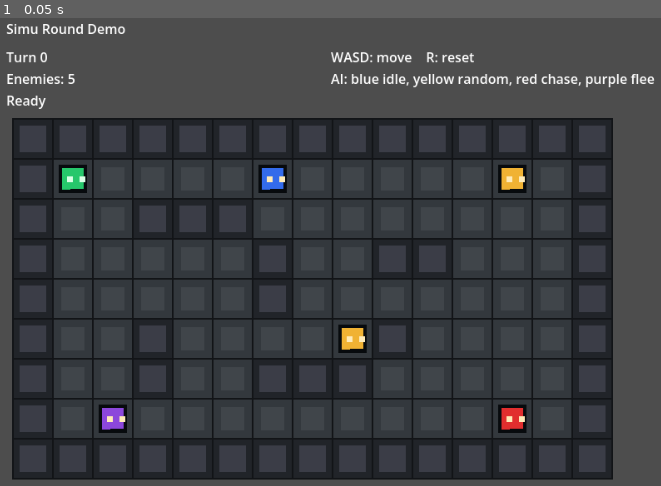
Above: before the commit, frame 1.
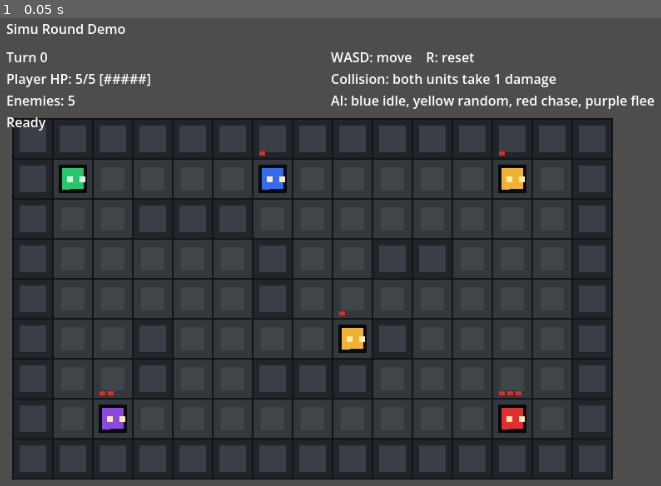
Above: after the commit, the same moment.

Repository: TreeGrassClanKindofLame/SimuRoundDemo
Game: Godot game, scene res://scenes/main.tscn
The game is run twice, just before and just after one commit, with the same random seed, the same clock (stepped at 60 frames per second) and the same inputs.
Inputs:
- Up to frame 1 (0.05 s): no input

The runs differ from the first frame. In frame 1, 1.7% of the frame differs, in the area x 1-99%, y 11-81%.

Commit message:
harveyzhong
1、玩家拥有生命值设定，目前写死有5个心，每次受到伤害扣除1个心
2、敌人拥有1-3个心不等，每次受到伤害扣除1个心
3、碰撞规则修改：每次发生碰撞后，碰撞双方都会受到伤害(两个单位互相碰撞，分别只会受到一次伤害）
4、增加死亡规则：单位生命值归零后会死亡
5、增加基础音效
6、如果本次移动无效（例如触发碰到墙壁或与其他单位碰撞），需要给这个单位增加一个动画，例如撞到但是弹回来的感觉

Diff:
--- a/scenes/main.tscn
+++ b/scenes/main.tscn
@@ -1,29 +1,31 @@
-[gd_scene load_steps=2 format=3 uid="uid://bs6tbuin7rcvr"]
+[gd_scene format=3 uid="uid://bs6tbuin7rcvr"]
 
-[ext_resource type="Script" path="res://scripts/main.gd" id="1_v5r0o"]
+[ext_resource type="Script" uid="uid://cyq86vrg4echv" path="res://scripts/main.gd" id="1_v5r0o"]
 
-[node name="Main" type="Node2D"]
+[node name="Main" type="Node2D" unique_id=955311222]
 script = ExtResource("1_v5r0o")
 
-[node name="HUD" type="CanvasLayer" parent="."]
+[node name="HUD" type="CanvasLayer" parent="." unique_id=1749033196]
 
-[node name="Title" type="Label" parent="HUD"]
+[node name="Title" type="Label" parent="HUD" unique_id=1554540565]
 offset_left = 40.0
 offset_top = 24.0
 offset_right = 520.0
 offset_bottom = 54.0
 text = "Simu Round Demo"
 
-[node name="Status" type="Label" parent="HUD"]
+[node name="Status" type="Label" parent="HUD" unique_id=1460110272]
 offset_left = 40.0
 offset_top = 58.0
-offset_right = 380.0
-offset_bottom = 126.0
+offset_right = 420.0
+offset_bottom = 150.0
 text = "Turn 0"
 
-[node name="Help" type="Label" parent="HUD"]
+[node name="Help" type="Label" parent="HUD" unique_id=1110675165]
 offset_left = 430.0
 offset_top = 58.0
 offset_right = 910.0
-offset_bottom = 126.0
-text = "WASD: move    R: reset\nAI: blue idle, yellow random, red chase, purple flee"
+offset_bottom = 150.0
+text = "WASD: move    R: reset
+Collision: both units take 1 damage
+AI: blue idle, yellow random, red chase, purple flee"
--- a/scripts/main.gd
+++ b/scripts/main.gd
@@ -16,6 +16,13 @@
 	"###############",
 ]
 const PLAYER_START := Vector2i(1, 1)
+const PLAYER_MAX_HP := 5
+const DAMAGE_PER_COLLISION := 1
+const BUMP_DURATION := 0.16
+const HIT_DURATION := 0.20
+const DEATH_DURATION := 0.35
+const PLAYER_RESET_DELAY := 0.65
+const BUMP_PIXELS := 12.0
 const DIR_NONE := Vector2i(0, 0)
 const DIR_UP := Vector2i(0, -1)
 const DIR_DOWN := Vector2i(0, 1)
@@ -24,18 +31,73 @@
 const ACTIONS := [DIR_NONE, DIR_UP, DIR_DOWN, DIR_LEFT, DIR_RIGHT]
 
 var player_pos := PLAYER_START
+var player_hp := PLAYER_MAX_HP
+var player_alive := true
+var player_bump_timer := 0.0
+var player_bump_dir := DIR_NONE
+var player_hit_timer := 0.0
+var player_death_timer := 0.0
+var reset_timer := 0.0
 var enemies: Array[Dictionary] = []
 var turn_count := 0
 var last_event := "Ready"
 var rng := RandomNumberGenerator.new()
 var astar_grid := AStarGrid2D.new()
+var sound_players: Dictionary = {}
+var turn_collision_pairs: Dictionary = {}
 
 @onready var status_label: Label = $HUD/Status
 
 func _ready() -> void:
 	rng.randomize()
+	_setup_audio()
 	_setup_astar_grid()
 	_reset_demo()
+
+func _process(delta: float) -> void:
+	var needs_redraw := false
+
+	if player_bump_timer > 0.0:
+		player_bump_timer = maxf(0.0, player_bump_timer - delta)
+		needs_redraw = true
+	if player_hit_timer > 0.0:
+		player_hit_timer = maxf(0.0, player_hit_timer - delta)
+		needs_redraw = true
+	if player_death_timer > 0.0:
+		player_death_timer = maxf(0.0, player_death_timer - delta)
+		needs_redraw = true
+
+	for index in range(enemies.size()):
+		var enemy: Dictionary = enemies[index]
+		var changed := false
+
+		var bump_timer := float(enemy["bump_timer"])
+		if bump_timer > 0.0:
+			enemy["bump_timer"] = maxf(0.0, bump_timer - delta)
+			changed = true
+
+		var hit_timer := float(enemy["hit_timer"])
+		if hit_timer > 0.0:
+			enemy["hit_timer"] = maxf(0.0, hit_timer - delta)
+			changed = true
+
+		var death_timer := float(enemy["death_timer"])
+		if death_timer > 0.0:
+			enemy["death_timer"] = maxf(0.0, death_timer - delta)
+			changed = true
+
+		if changed:
+			enemies[index] = enemy
+			needs_redraw = true
+
+	if reset_timer > 0.0:
+		reset_timer = maxf(0.0, reset_timer - delta)
+		if reset_timer == 0.0:
+			_reset_demo(true)
+		needs_redraw = true
+
+	if needs_redraw:
+		queue_redraw()
 
 func _unhandled_input(event: InputEvent) -> void:
 	if not (event is InputEventKey):
@@ -55,7 +117,7 @@
 		KEY_D:
 			_play_turn(DIR_RIGHT)
 		KEY_R:
-			_reset_demo()
+			_reset_demo(true)
 		_:
 			return
 
@@ -72,8 +134,55 @@
 			var cell := Vector2i(x, y)
 			astar_grid.set_point_solid(cell, _is_wall(cell))
 
-func _reset_demo() -> void:
+func _setup_audio() -> void:
+	sound_players["bump"] = _create_sound_player(_make_tone(90.0, 60.0, 0.08, 0.35))
+	sound_players["hit"] = _create_sound_player(_make_tone(420.0, 260.0, 0.10, 0.32))
+	sound_players["death"] = _create_sound_player(_make_tone(180.0, 70.0, 0.22, 0.35))
+	sound_players["reset"] = _create_sound_player(_make_tone(260.0, 520.0, 0.16, 0.25))
+
+func _create_sound_player(stream: AudioStream) -> AudioStreamPlayer:
+	var player := AudioStreamPlayer.new()
+	player.stream = stream
+	add_child(player)
+	return player
+
+func _make_tone(freq_start: float, freq_end: float, duration: float, volume: float) -> AudioStreamWAV:
+	var mix_rate := 22050
+	var sample_count := int(mix_rate * duration)
+	var data := PackedByteArray()
+
+	for index in range(sample_count):
+		var progress := float(index) / float(sample_count)
+		var frequency := lerpf(freq_start, freq_end, progress)
+		var envelope := 1.0 - progress
+		var wave := sin(TAU * frequency * float(index) / float(mix_rate))
+		var sample := int(clampf(128.0 + wave * 127.0 * volume * envelope, 0.0, 255.0))
+		data.append(sample)
+
+	var stream := AudioStreamWAV.new()
+	stream.format = AudioStreamWAV.FORMAT_8_BITS
+	stream.mix_rate = mix_rate
+	stream.stereo = false
+	stream.data = data
+	return stream
+
+func _play_sound(sound_name: String) -> void:
+	if not sound_players.has(sound_name):
+		return
+
+	var player: AudioStreamPlayer = sound_players[sound_name]
+	player.stop()
+	player.play()
+
+func _reset_demo(play_reset_sound := false) -> void:
 	player_pos = PLAYER_START
+	player_hp = PLAYER_MAX_HP
+	player_alive = true
+	player_bump_timer = 0.0
+	player_bump_dir = DIR_NONE
+	player_hit_timer = 0.0
+	player_death_timer = 0.0
+	reset_timer = 0.0
 	turn_count = 0
 	last_event = "Ready"
 	enemies = [
@@ -83,19 +192,35 @@
 		_create_enemy(Vector2i(2, 7), AIType.FLEE),
 		_create_enemy(Vector2i(8, 5), AIType.RANDOM),
 	]
+	if play_reset_sound:
+		_play_sound("reset")
 	_update_hud()
 	queue_redraw()
 
 func _create_enemy(pos: Vector2i, ai_type: int) -> Dictionary:
+	var max_hp := _enemy_max_hp(ai_type)
 	return {
+		"id": "%s_%s_%s" % [_ai_name(ai_type).to_lower(), pos.x, pos.y],
 		"pos": pos,
 		"ai": ai_type,
+		"hp": max_hp,
+		"max_hp": max_hp,
 		"alive": true,
+		"bump_timer": 0.0,
+		"bump_dir": DIR_NONE,
+		"hit_timer": 0.0,
+		"death_timer": 0.0,
 	}
 
 func _play_turn(player_delta: Vector2i) -> void:
+	if not player_alive or reset_timer > 0.0:
+		return
+
+	turn_collision_pairs.clear()
 	_try_move_player(player_delta)
-	_take_enemy_turns()
+	if player_alive:
+		_take_enemy_turns()
+
 	turn_count += 1
 	_update_hud()
 	queue_redraw()
@@ -103,13 +228,22 @@
 func _try_move_player(delta: Vector2i) -> void:
 	var target: Vector2i = player_pos + delta
 	if not _is_walkable_cell(target):
+		_start_player_bump(delta)
+		_play_sound("bump")
 		last_event = "Player bumps into a wall"
 		return
 
 	var enemy_index := _enemy_at(target)
 	if enemy_index != -1:
-		_kill_enemy(enemy_index)
-		last_event = "Player collides with enemy"
+		_start_player_bump(delta)
+		if _register_collision_pair("player", _enemy_unit_id(enemy_index)):
+			_damage_player(DAMAGE_PER_COLLISION)
+			_damage_enemy(enemy_index, DAMAGE_PER_COLLISION)
+			_play_sound("hit")
+			last_event = "Player and enemy both take damage"
+		else:
+			_play_sound("bump")
+			last_event = "Player and enemy already collided this turn"
 		return
 
 	player_pos = target
@@ -117,6 +251,8 @@
 
 func _take_enemy_turns() -> void:
 	for index in range(enemies.size()):
+		if not player_alive:
+			return
 		if not enemies[index]["alive"]:
 			continue
 
@@ -169,23 +305,75 @@
 	var enemy: Dictionary = enemies[index]
 	var target: Vector2i = enemy["pos"] + delta
 	if not _is_walkable_cell(target):
-		return
-
-	if target == player_pos:
-		_kill_enemy(index)
-		last_event = "%s enemy collides with player" % _ai_name(enemy["ai"])
+		_start_enemy_bump(index, delta)
+		_play_sound("bump")
+		return
+
+	if target == player_pos and player_alive:
+		_start_enemy_bump(index, delta)
+		if _register_collision_pair(_enemy_unit_id(index), "player"):
+			_damage_enemy(index, DAMAGE_PER_COLLISION)
+			_damage_player(DAMAGE_PER_COLLISION)
+			_play_sound("hit")
+			last_event = "%s enemy and player both take damage" % _ai_name(enemy["ai"])
+		else:
+			_play_sound("bump")
+			last_event = "%s enemy and player already collided this turn" % _ai_name(enemy["ai"])
 		return
 
 	var other_enemy_index := _enemy_at(target)
 	if other_enemy_index != -1:
+		_start_enemy_bump(index, delta)
+		if _register_collision_pair(_enemy_unit_id(index), _enemy_unit_id(other_enemy_index)):
+			_damage_enemy(index, DAMAGE_PER_COLLISION)
+			_damage_enemy(other_enemy_index, DAMAGE_PER_COLLISION)
+			_play_sound("hit")
+			last_event = "Two enemies collide and both take damage"
+		else:
+			_play_sound("bump")
+			last_event = "Those enemies already collided this turn"
 		return
 
 	enemy["pos"] = target
 	enemies[index] = enemy
 
-func _kill_enemy(index: int) -> void:
+func _damage_player(amount: int) -> void:
+	if not player_alive:
+		return
+
+	player_hp = maxi(0, player_hp - amount)
+	player_hit_timer = HIT_DURATION
+	if player_hp == 0:
+		player_alive = false
+		player_death_timer = DEATH_DURATION
+		reset_timer = PLAYER_RESET_DELAY
+		last_event = "Player died. Resetting..."
+		_play_sound("death")
+
+func _damage_enemy(index: int, amount: int) -> void:
+	if index < 0 or index >= enemies.size():
+		return
+
 	var enemy: Dictionary = enemies[index]
-	enemy["alive"] = false
+	if not enemy["alive"]:
+		return
+
+	enemy["hp"] = maxi(0, int(enemy["hp"]) - amount)
+	enemy["hit_timer"] = HIT_DURATION
+	if int(enemy["hp"]) == 0:
+		enemy["alive"] = false
+		enemy["death_timer"] = DEATH_DURATION
+		_play_sound("death")
+	enemies[index] = enemy
+
+func _start_player_bump(direction: Vector2i) -> void:
+	player_bump_dir = direction
+	player_bump_timer = BUMP_DURATION
+
+func _start_enemy_bump(index: int, direction: Vector2i) -> void:
+	var enemy: Dictionary = enemies[index]
+	enemy["bump_dir"] = direction
+	enemy["bump_timer"] = BUMP_DURATION
 	enemies[index] = enemy
 
 func _enemy_at(cell: Vector2i) -> int:
@@ -193,6 +381,21 @@
 		if enemies[index]["alive"] and enemies[index]["pos"] == cell:
 			return index
 	return -1
+
+func _enemy_unit_id(index: int) -> String:
+	if index < 0 or index >= enemies.size():
+		return "missing"
+	return str(enemies[index]["id"])
+
+func _register_collision_pair(unit_a: String, unit_b: String) -> bool:
+	var pair := [unit_a, unit_b]
+	pair.sort()
+	var key := "%s|%s" % [pair[0], pair[1]]
+	if turn_collision_pairs.has(key):
+		return false
+
+	turn_collision_pairs[key] = true
+	return true
 
 func _is_walkable_cell(cell: Vector2i) -> bool:
 	return _is_inside_map(cell) and not _is_wall(cell)
@@ -219,8 +422,33 @@
 			count += 1
 	return count
 
+func _enemy_max_hp(ai_type: int) -> int:
+	match ai_type:
+		AIType.IDLE:
+			return 1
+		AIType.RANDOM:
+			return 1
+		AIType.FLEE:
+			return 2
+		AIType.CHASE:
+			return 3
+	return 1
+
 func _update_hud() -> void:
-	status_label.text = "Turn %d\nEnemies: %d\n%s" % [turn_count, _living_enemy_count(), last_event]
+	status_label.text = "Turn %d\nPlayer HP: %d/%d %s\nEnemies: %d\n%s" % [
+		turn_count,
+		player_hp,
+		PLAYER_MAX_HP,
+		_player_hp_bar(),
+		_living_enemy_count(),
+		last_event,
+	]
+
+func _player_hp_bar() -> String:
+	var filled := ""
+	for index in range(PLAYER_MAX_HP):
+		filled += "#" if index < player_hp else "-"
+	return "[%s]" % filled
 
 func _draw() -> void:
 	_draw_map()
@@ -241,19 +469,70 @@
 			draw_rect(rect, Color(0.07, 0.08, 0.09), false, 2.0)
 
 func _draw_units() -> void:
-	_draw_unit(player_pos, Color(0.15, 0.78, 0.42), Color(0.85, 1.0, 0.90))
+	if player_alive or player_death_timer > 0.0:
+		var player_color := Color(0.15, 0.78, 0.42)
+		var player_alpha := 1.0
+		var player_scale := 1.0
+		if player_hit_timer > 0.0:
+			player_color = player_color.lerp(Color.WHITE, 0.65)
+		if not player_alive:
+			player_alpha = player_death_timer / DEATH_DURATION
+			player_scale = maxf(0.15, player_alpha)
+		_draw_unit(player_pos, player_color, Color(0.85, 1.0, 0.90), _player_bump_offset(), player_alpha, player_scale)
 
 	for enemy in enemies:
-		if enemy["alive"]:
-			_draw_unit(enemy["pos"], _enemy_color(enemy["ai"]), Color(1.0, 0.92, 0.72))
-
-func _draw_unit(cell: Vector2i, body_color: Color, eye_color: Color) -> void:
-	var rect := _cell_rect(cell).grow(-7)
-	draw_rect(rect, Color(0.03, 0.04, 0.05))
-	draw_rect(rect.grow(-4), body_color)
-	draw_rect(Rect2(rect.position + Vector2(10, 14), Vector2(7, 7)), eye_color)
-	draw_rect(Rect2(rect.position + Vector2(25, 14), Vector2(7, 7)), eye_color)
-	draw_rect(Rect2(rect.position + Vector2(14, 29), Vector2(17, 5)), Color(0.03, 0.04, 0.05))
+		if enemy["alive"] or float(enemy["death_timer"]) > 0.0:
+			var enemy_color := _enemy_color(enemy["ai"])
+			var alpha := 1.0
+			var unit_scale := 1.0
+			if float(enemy["hit_timer"]) > 0.0:
+				enemy_color = enemy_color.lerp(Color.WHITE, 0.65)
+			if not enemy["alive"]:
+				alpha = float(enemy["death_timer"]) / DEATH_DURATION
+				unit_scale = maxf(0.15, alpha)
+
+			_draw_unit(enemy["pos"], enemy_color, Color(1.0, 0.92, 0.72), _enemy_bump_offset(enemy), alpha, unit_scale)
+			if enemy["alive"]:
+				_draw_enemy_hp(enemy)
+
+func _draw_unit(cell: Vector2i, body_color: Color, eye_color: Color, offset: Vector2, alpha: float, unit_scale: float) -> void:
+	var base_rect := _cell_rect(cell).grow(-7)
+	var scaled_size := base_rect.size * unit_scale
+	var rect := Rect2(base_rect.position + (base_rect.size - scaled_size) * 0.5 + offset, scaled_size)
+	var outline := Color(0.03, 0.04, 0.05, alpha)
+	var body := Color(body_color.r, body_color.g, body_color.b, alpha)
+	var eyes := Color(eye_color.r, eye_color.g, eye_color.b, alpha)
+
+	draw_rect(rect, outline)
+	draw_rect(rect.grow(-4), body)
+	draw_rect(Rect2(rect.position + Vector2(10, 14) * unit_scale, Vector2(7, 7) * unit_scale), eyes)
+	draw_rect(Rect2(rect.position + Vector2(25, 14) * unit_scale, Vector2(7, 7) * unit_scale), eyes)
+	draw_rect(Rect2(rect.position + Vector2(14, 29) * unit_scale, Vector2(17, 5) * unit_scale), outline)
+
+func _draw_enemy_hp(enemy: Dictionary) -> void:
+	var hp := int(enemy["hp"])
+	var max_hp := int(enemy["max_hp"])
+	var start := _cell_rect(enemy["pos"]).position + Vector2(8, -9) + _enemy_bump_offset(enemy)
+	for index in range(max_hp):
+		var pip_rect := Rect2(start + Vector2(index * 10, 0), Vector2(7, 5))
+		var pip_color := Color(0.88, 0.16, 0.18) if index < hp else Color(0.20, 0.05, 0.06)
+		draw_rect(pip_rect, pip_color)
+
+func _player_bump_offset() -> Vector2:
+	return _bump_offset(player_bump_timer, player_bump_dir)
+
+func _enemy_bump_offset(enemy: Dictionary) -> Vector2:
+	var timer := float(enemy["bump_timer"])
+	var direction: Vector2i = enemy["bump_dir"]
+	return _bump_offset(timer, direction)
+
+func _bump_offset(timer: float, direction: Vector2i) -> Vector2:
+	if timer <= 0.0 or direction == DIR_NONE:
+		return Vector2.ZERO
+
+	var progress := 1.0 - timer / BUMP_DURATION
+	var distance := sin(progress * PI) * BUMP_PIXELS
+	return Vector2(direction) * distance
 
 func _cell_rect(cell: Vector2i) -> Rect2:
 	var pixel_pos := Vector2(cell.x * TILE_SIZE, cell.y * TILE_SIZE)
Not shown, changed: README.md
